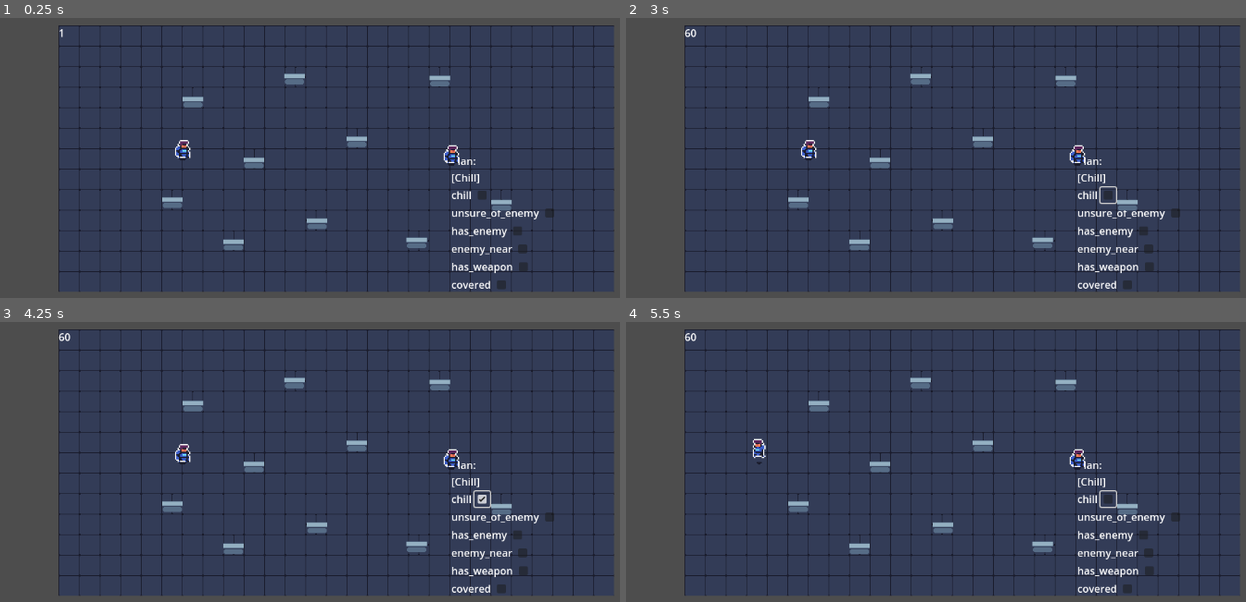
Above: before the commit, frames 1-4 (two rows, left to right).
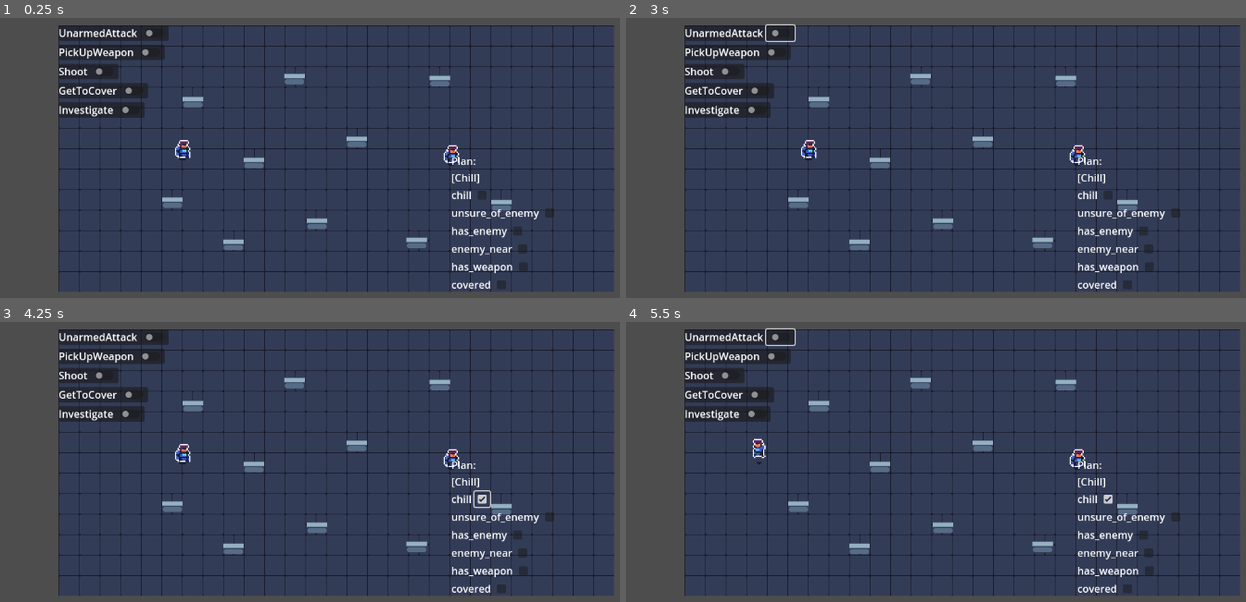
Above: after the commit, the same moments.

Repository: JustinDodemaide/Action-Map-Problem-Solver
Game: Godot game, scene res://Level/Level.tscn
Two runs of this game, one before a commit and one after it. Both use one fixed random seed, a clock stepped at 60 frames per second and the inputs below.
Inputs (mouse positions are in pixels of both pictures, inside the frame that each line leads up to):
- Up to frame 1 (0.25 s): no input
- Up to frame 2 (3 s): click (781, 32) at 0.52 s; click (1109, 194) at 1.27 s; click (1109, 194) at 2.02 s; click (781, 32) at 2.77 s
- Up to frame 3 (4.25 s): click (483, 498) at 3.52 s
- Up to frame 4 (5.5 s): click (781, 336) at 4.27 s; tap Enter at 5 s; move the mouse to (1122, 450) at 5.02 s; hold A (A) from 5.03 s (still down); tap D (D) at 5.3 s

The runs differ from the first frame. In frame 1, 3.5% of the frame differs, in the area x 9-81%, y 2-69%; in frame 2, 3.7%; in frame 3, 3.5%; in frame 4, 3.7%, in the area x 9-81%, y 1-69%.

Commit message:
Added modifiable action pool
UI widget that allows the user to select and de-select which actions are available to the AI character

Diff:
--- a/ActionMaps/AI_ActionMaps.gd
+++ b/ActionMaps/AI_ActionMaps.gd
@@ -2,5 +2,18 @@
 
 
 var action_maps = {
-	"Skeleton":preload("res://ActionMaps/ActionMap_Skeleton.gd").new().action_map
+	"Soldier":preload("res://ActionMaps/ActionMap_Default.gd").new().action_map
 }
+
+func make_action_map(map_name:String,action_pool:PackedStringArray)->void:
+	var map:Dictionary
+	for string in action_pool:
+		var action = load("res://Actions/" + string + ".gd").new()
+		var effects = action.get_effects()
+		for key in effects:
+			var dict = {key: effects[key]}
+			if not map.has(dict):
+				map[dict] = []
+			map[dict].append(string)
+	action_maps[map_name] = map
+	pass
--- /dev/null
+++ b/ActionMaps/ActionMap.gd
@@ -0,0 +1,4 @@
+class_name ActionMap
+
+var action_map:Dictionary = {
+}
--- /dev/null
+++ b/ActionMaps/ActionMap_Default.gd
@@ -0,0 +1,4 @@
+extends ActionMap
+
+func _init():
+	action_map = {{"chill":true}: ["Chill"]}
--- a/ActionMaps/ActionMap_Skeleton.gd
+++ b/ActionMaps/ActionMap_Soldier.gd
@@ -1,6 +1,7 @@
-class_name ActionMap
+extends ActionMap
 
-var action_map:Dictionary = {
+func _init():
+	action_map = {
 	{"has_enemy":false}: ["UnarmedAttack", "StandAndShoot","FindCoverThenShoot"],
 	{"has_weapon":true}: ["PickUpWeapon"],
 	{"chill":true}: ["Chill"],
--- /dev/null
+++ b/ActionSelection/ActionSelectionOption.gd
@@ -0,0 +1,16 @@
+extends Panel
+
+@export var action:String
+var on:bool = false
+signal toggled(action)
+
+func init(a:String):
+	action = a
+	$HBoxContainer/Label.text = a
+
+func _process(delta):
+	size = $HBoxContainer.size
+
+func _on_button_pressed():
+	on = $HBoxContainer/Button.button_pressed
+	emit_signal("toggled",self)
--- /dev/null
+++ b/ActionSelection/ActionSelectionOption.tscn
@@ -0,0 +1,21 @@
+[gd_scene load_steps=2 format=3 uid="uid://dsyv0aeafqlup"]
+
+[ext_resource type="Script" path="res://ActionSelection/ActionSelectionOption.gd" id="1_btmgb"]
+
+[node name="Option" type="Panel"]
+size_flags_horizontal = 3
+size_flags_vertical = 3
+script = ExtResource("1_btmgb")
+
+[node name="HBoxContainer" type="HBoxContainer" parent="."]
+layout_mode = 0
+offset_right = 13.0
+offset_bottom = 23.0
+
+[node name="Label" type="Label" parent="HBoxContainer"]
+layout_mode = 2
+
+[node name="Button" type="CheckButton" parent="HBoxContainer"]
+layout_mode = 2
+
+[connection signal="pressed" from="HBoxContainer/Button" to="." method="_on_button_pressed"]
--- /dev/null
+++ b/ActionSelection/ActionSelectionWidget.gd
@@ -0,0 +1,18 @@
+extends VBoxContainer
+
+const preset:PackedStringArray = ["UnarmedAttack","PickUpWeapon","Shoot","GetToCover","Investigate"]
+
+func _ready():
+	for i in preset:
+		var option = preload("res://ActionSelection/ActionSelectionOption.tscn").instantiate()
+		option.init(i)
+		option.toggled.connect(toggled)
+		add_child(option)
+
+func toggled(option):
+	var pool:PackedStringArray = ["Chill"]
+	for action in get_children():
+		if action.on:
+			pool.append(action.action)
+	AIActionMaps.make_action_map("Soldier",pool)
+	print(AIActionMaps.action_maps["Soldier"])
--- /dev/null
+++ b/ActionSelection/ActionSelectionWidget.tscn
@@ -0,0 +1,10 @@
+[gd_scene load_steps=2 format=3 uid="uid://jvd1qa0vhyy1"]
+
+[ext_resource type="Script" path="res://ActionSelection/ActionSelectionWidget.gd" id="1_kamjs"]
+
+[node name="VBoxContainer" type="VBoxContainer"]
+offset_right = 88.0
+offset_bottom = 26.0
+theme_override_constants/separation = 30
+alignment = 1
+script = ExtResource("1_kamjs")
--- a/Actions/FindCoverThenShoot.gd
+++ b/Actions/GetToCover.gd
@@ -1,7 +1,7 @@
 extends Action
 
 func name():
-	return "FindCoverThenShoot"
+	return "GetToCover"
 
 func is_valid(_actor) -> bool:
 	if _actor.states["covered"]:
@@ -18,7 +18,7 @@
 	return 10
 
 func get_preconditions() -> Dictionary:
-	return {"has_weapon":true
+	return {
 	}
 
 func get_effects() -> Dictionary:
@@ -45,16 +45,15 @@
 		if distance_to_threat > 120 and distance_to_threat < 192:
 			score += 1
 		options.append([score, cover_position])
+		var dot = load("res://CoverDot/CoverDot.tscn").instantiate()
+		dot.position = cover_position
+		Global.level.add_child(dot)
 	var best_score = -10000
 	var best_position:Vector2i
 	for option in options:
 		if option.front() > best_score:
 			best_score = option.front()
 			best_position = option.back()
-#	var sprite = Sprite2D.new()
-#	sprite.texture = load("res://icon.svg")
-#	Global.level.add_child(sprite)
-#	sprite.position = best_position
 	_actor.move_to(best_position)
 	await _actor.get_node("NavigationAgent2D").target_reached
 	_actor.change_state("covered",true)
--- a/Actions/StandAndShoot.gd
+++ b/Actions/Shoot.gd
@@ -1,7 +1,7 @@
 extends Action
 
 func name():
-	return "StandAndShoot"
+	return "Shoot"
 
 func is_valid(_actor) -> bool:
 	if _actor.target == null:
--- a/Actions/UnarmedAttack.gd
+++ b/Actions/UnarmedAttack.gd
@@ -4,6 +4,8 @@
 	return "UnarmedAttack"
 
 func is_valid(_actor) -> bool:
+	if _actor.target == null:
+		return false
 	return true
 
 func get_cost() -> int:
@@ -19,4 +21,12 @@
 	return {"has_enemy":false}
 
 func perform(_actor) -> bool:
+	is_running = true
+	_actor.move_to(_actor.target.position)
+	await _actor.get_node("NavigationAgent2D").target_reached
+	# The character currently lacks punching functionality, so just stand still for a second
+	var tween = Global.create_tween()
+	tween.tween_interval(1)
+	await tween.finished
+	is_running = false
 	return false
--- a/Agent/Agent.gd
+++ b/Agent/Agent.gd
@@ -5,8 +5,8 @@
 
 signal plan_updated(queue)
 
-@export var map_key:String = "Skeleton"
-@onready var action_map = AIActionMaps.action_maps[map_key]
+@export var map_key:String
+@onready var action_map
 
 var character
 
@@ -21,6 +21,7 @@
 
 
 func act():
+	action_map = AIActionMaps.action_maps[map_key]
 	# print("\nMaking decision")
 	# Finish the current action
 	if current_action != null:
@@ -88,9 +89,11 @@
 		leaves.append(current_node)
 		return
 
+	if not action_map.has(precondition_to_satisfy):
+		return
 	var actions_that_satisfy_precondition = action_map[precondition_to_satisfy]
 	if actions_that_satisfy_precondition.is_empty():
-		pass
+		return
 	for action in actions_that_satisfy_precondition:
 		var action_instance:Action = load("res://Actions/" + action + ".gd").new()
 		if not action_instance.is_valid(character):
--- a/Character/Character.gd
+++ b/Character/Character.gd
@@ -7,6 +7,8 @@
 
 var target
 var last_seen_location:Vector2 = Vector2(-1,-1)
+
+var action_pool:PackedStringArray = []
 
 var states = {
 	"chill":false,
--- a/Character/Character.tscn
+++ b/Character/Character.tscn
@@ -10,8 +10,10 @@
 sprite_color = "Blue"
 
 [node name="Agent" parent="." instance=ExtResource("2_fjqst")]
+map_key = "Soldier"
 
 [node name="VBoxContainer" type="VBoxContainer" parent="."]
+z_index = 1
 offset_right = 40.0
 offset_bottom = 40.0
 
@@ -22,7 +24,7 @@
 layout_mode = 2
 
 [node name="Sensors" parent="." instance=ExtResource("3_ksuqa")]
-sight_radius = 20
+sight_radius = 24
 
 [node name="AnimatedSprite2D" type="AnimatedSprite2D" parent="."]
 texture_filter = 1
--- /dev/null
+++ b/CoverDot/CoverDot.gd
@@ -0,0 +1,8 @@
+extends Sprite2D
+
+func _ready():
+	var tween = create_tween()
+	tween.tween_property(self,"modulate",Color(255,255,255,0),1)
+
+func _on_timer_timeout():
+	queue_free()
--- /dev/null
+++ b/CoverDot/CoverDot.tscn
@@ -0,0 +1,13 @@
+[gd_scene load_steps=3 format=3 uid="uid://bhe3mqs8u7ov"]
+
+[ext_resource type="Script" path="res://CoverDot/CoverDot.gd" id="1_et0t2"]
+[ext_resource type="Texture2D" uid="uid://c5qgwemv1frth" path="res://CoverDot/dot.png" id="1_m1w64"]
+
+[node name="CoverDot" type="Sprite2D"]
+texture = ExtResource("1_m1w64")
+script = ExtResource("1_et0t2")
+
+[node name="Timer" type="Timer" parent="."]
+autostart = true
+
+[connection signal="timeout" from="Timer" to="." method="_on_timer_timeout"]
--- a/Level/Level.tscn
+++ b/Level/Level.tscn
@@ -1,9 +1,10 @@
-[gd_scene load_steps=10 format=3 uid="uid://sp4dd2rsc7ey"]
+[gd_scene load_steps=11 format=3 uid="uid://sp4dd2rsc7ey"]
 
 [ext_resource type="Texture2D" uid="uid://cnmke6xxiurhx" path="res://Level/tileset x1.png" id="1_dfigs"]
 [ext_resource type="Script" path="res://Level/Camera2D.gd" id="2_65d6i"]
 [ext_resource type="PackedScene" uid="uid://bce8wwatulrbc" path="res://Character/Character.tscn" id="2_dpw56"]
 [ext_resource type="Script" path="res://Level/Level.gd" id="2_nbk8k"]
+[ext_resource type="PackedScene" uid="uid://jvd1qa0vhyy1" path="res://ActionSelection/ActionSelectionWidget.tscn" id="4_1sqjh"]
 [ext_resource type="PackedScene" uid="uid://do21j04yyxxx5" path="res://Player/Player.tscn" id="5_dgphb"]
 [ext_resource type="PackedScene" uid="uid://e0oxn5gcv37b" path="res://Cover/Cover.tscn" id="5_rxr5g"]
 
@@ -268,6 +269,13 @@
 layer_1/tile_data = PackedInt32Array()
 script = ExtResource("2_nbk8k")
 
+[node name="FPS" type="Label" parent="."]
+visible = false
+offset_right = 40.0
+offset_bottom = 23.0
+
+[node name="ActionSelection" parent="." instance=ExtResource("4_1sqjh")]
+
 [node name="Camera2D" type="Camera2D" parent="."]
 position = Vector2(430, 220)
 position_smoothing_enabled = true
@@ -310,7 +318,3 @@
 
 [node name="Cover10" parent="Cover" instance=ExtResource("5_rxr5g")]
 position = Vector2(557, 332)
-
-[node name="FPS" type="Label" parent="."]
-offset_right = 40.0
-offset_bottom = 23.0
Renamed: dot.png -> CoverDot/dot.png
Not shown, changed: CoverDot/dot.png.import
